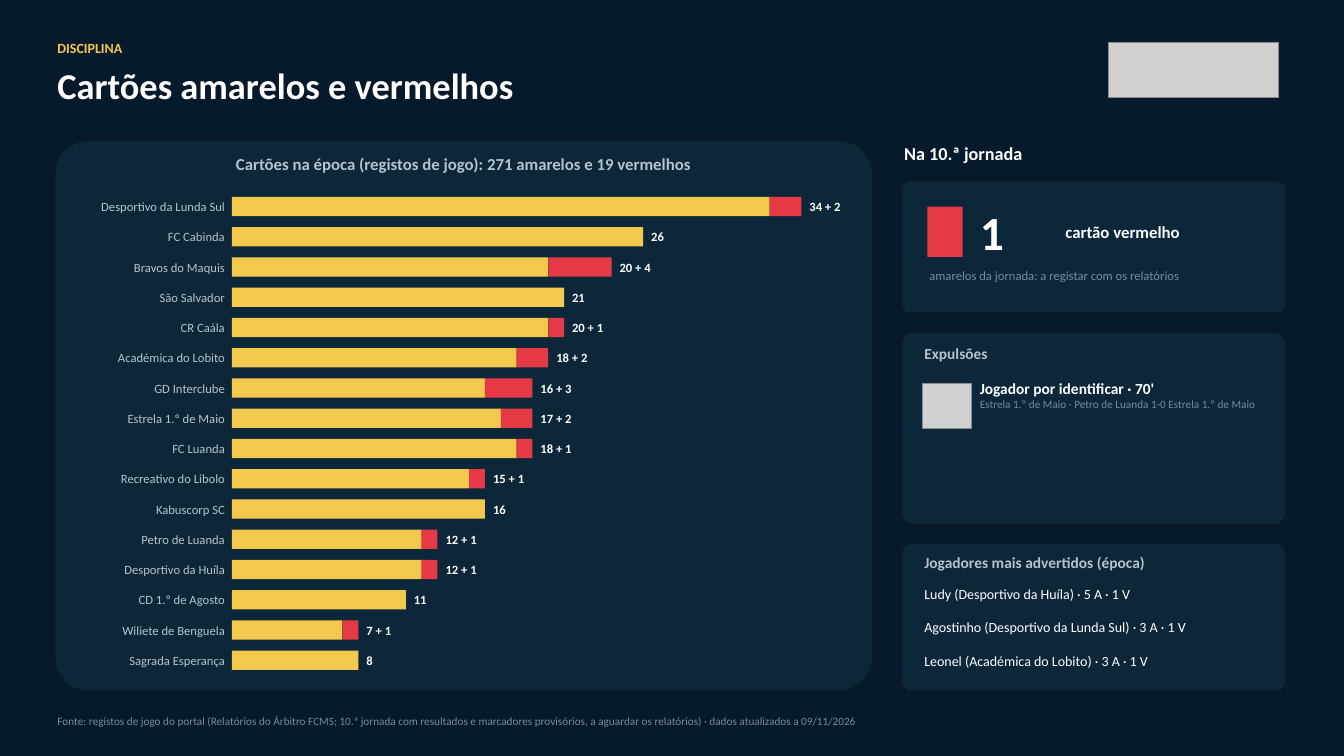
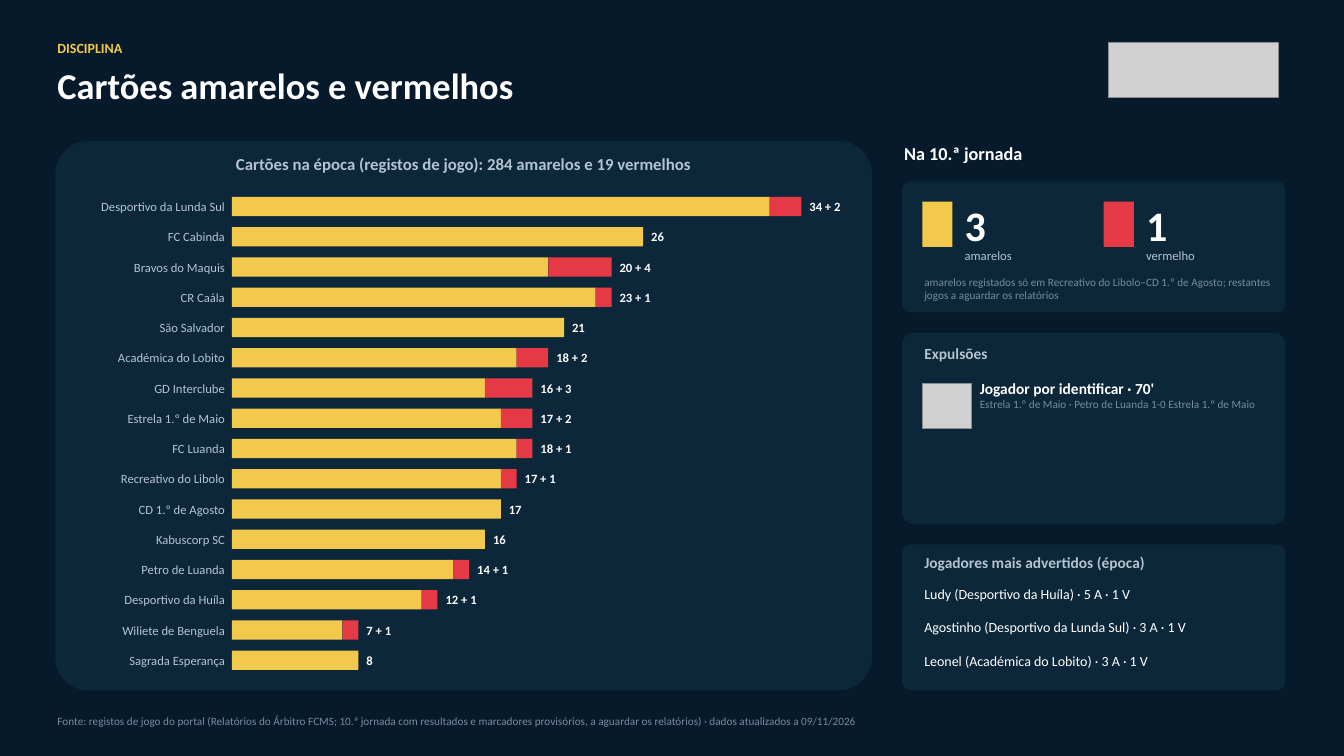
Before and after one commit to kamukotelo/LigaUnitelGirabola, a slide deck: slide 8 of LIGA_UNITEL_GIRABOLA_2026-27_10JORNADA_ANALISE.pptx. Drawn at 1344x756 pixels with LibreOffice and Linux fonts; fonts in the diff are those of the drawing; grey boxes stand for pictures. Boxes give left, top, right and bottom in pixels: in the first picture for what was removed or moved away, otherwise in the second. Text is boxed around its words. In the diff, an @@ line names an element or a change of style, - is before the commit and + after.

```diff
--- a/LIGA_UNITEL_GIRABOLA_2026-27_10JORNADA_ANALISE.pptx
+++ b/LIGA_UNITEL_GIRABOLA_2026-27_10JORNADA_ANALISE.pptx
@@ text at (x1=236, y1=158, x2=690, y2=173): text changed @@
-Cartões na época (registos de jogo): 271 amarelos e 19 vermelhos
+Cartões na época (registos de jogo): 284 amarelos e 19 vermelhos
@@ rectangle resized from (x1=928, y1=207, x2=963, y2=257) to (x1=923, y1=202, x2=953, y2=247) @@
@@ rectangle at (x1=923, y1=202, x2=953, y2=247): fill #E63946 to #F2C94C @@
@@ rectangle added at (x1=1104, y1=202, x2=1134, y2=247), fill #E63946 @@
@@ text "1" moved from (x1=980, y1=219, x2=1004, y2=250) to (x1=1146, y1=213, x2=1167, y2=241) @@
@@ text "1" at (x1=1146, y1=213, x2=1167, y2=241): size 34 to 30 pt @@
@@ text added at (x1=965, y1=213, x2=986, y2=242), 30 pt, text #FFFFFF, bold @@
+3
@@ text added at (x1=965, y1=251, x2=1012, y2=260), 9 pt, text #B4C3D2 @@
+amarelos
@@ text "vermelho" at (x1=1146, y1=251, x2=1195, y2=260): vertical alignment middle to top @@
@@ text at (x1=1146, y1=251, x2=1195, y2=260): text changed; size 12 to 9 pt; text colour #FFFFFF to #B4C3D2; bold off @@
-cartão vermelho
+vermelho
@@ text "CR Caála" moved from (x1=181, y1=323, x2=225, y2=332) to (x1=181, y1=293, x2=225, y2=302) @@
@@ rectangle resized from (x1=232, y1=287, x2=565, y2=307) to (x1=232, y1=287, x2=596, y2=307) @@
@@ rectangle moved from (x1=548, y1=318, x2=565, y2=337) to (x1=596, y1=287, x2=612, y2=307) @@
@@ text at (x1=620, y1=293, x2=650, y2=302): text changed @@
-20 + 1
+23 + 1
@@ text at (x1=924, y1=278, x2=1270, y2=301): text changed; size 9 to 8 pt @@
-amarelos da jornada: a registar com os relatórios
+amarelos registados só em Recreativo do Libolo–CD 1.º de Agosto; restantes jogos a aguardar os relatórios
@@ rectangle resized from (x1=232, y1=318, x2=548, y2=337) to (x1=232, y1=318, x2=565, y2=337) @@
@@ rectangle resized from (x1=232, y1=469, x2=469, y2=488) to (x1=232, y1=469, x2=501, y2=488) @@
@@ rectangle moved from (x1=469, y1=469, x2=485, y2=488) to (x1=501, y1=469, x2=517, y2=488) @@
@@ text at (x1=525, y1=474, x2=555, y2=483): text changed @@
-15 + 1
+17 + 1
@@ text "CD 1.º de Agosto" moved from (x1=139, y1=595, x2=224, y2=606) to (x1=139, y1=505, x2=224, y2=516) @@
@@ rectangle resized from (x1=232, y1=499, x2=485, y2=518) to (x1=232, y1=499, x2=501, y2=518) @@
@@ text added at (x1=509, y1=505, x2=522, y2=514), 9 pt, text #FFFFFF, bold @@
+17
@@ rectangle resized from (x1=232, y1=529, x2=421, y2=548) to (x1=232, y1=529, x2=485, y2=548) @@
@@ 7 texts moved together from (x1=124, y1=293, x2=585, y2=576) to (x1=124, y1=323, x2=585, y2=606) @@
@@ rectangle resized from (x1=232, y1=560, x2=421, y2=579) to (x1=232, y1=560, x2=454, y2=579) @@
@@ rectangle moved from (x1=421, y1=560, x2=438, y2=579) to (x1=454, y1=560, x2=470, y2=579) @@
@@ text at (x1=477, y1=565, x2=508, y2=574): text changed @@
-12 + 1
+14 + 1
@@ rectangle resized from (x1=232, y1=590, x2=406, y2=609) to (x1=232, y1=590, x2=421, y2=609) @@
@@ text removed at (x1=414, y1=595, x2=427, y2=604) @@
-11
@@ rectangle moved from (x1=421, y1=529, x2=438, y2=548) to (x1=421, y1=590, x2=438, y2=609) @@
```
